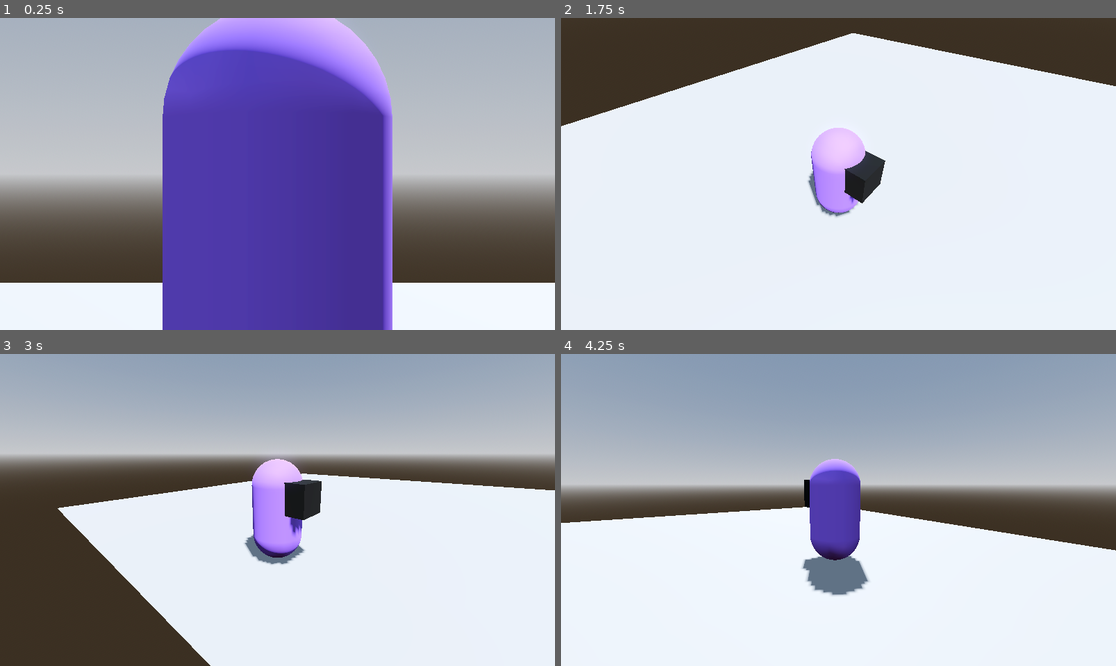
Above: before the commit, frames 1-4 (two rows, left to right).
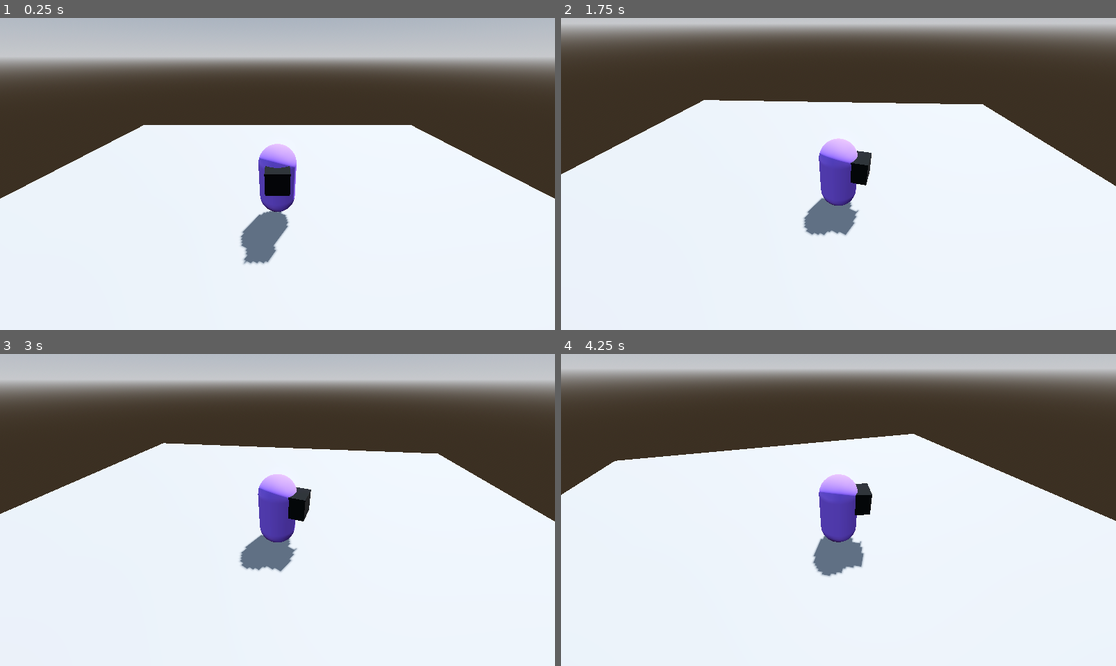
Above: after the commit, the same moments.

Repository: badihaki/samurai-jam
Game: Godot game, scene res://Level/test_room.tscn
Two runs of this game, one before a commit and one after it. Both use one fixed random seed, a clock stepped at 60 frames per second and the inputs below.
Inputs (mouse positions are in pixels of both pictures, inside the frame that each line leads up to):
- Up to frame 1 (0.25 s): no input
- Up to frame 2 (1.75 s): tap Enter (ui_accept) at 0.5, 0.77 s; move the mouse to (960, 158) at 0.52 s; hold D (move_right) 0.53-1.25 s; tap Space (dash) at 0.6 s; click (960, 158) at 0.67 s; drag from (727, 189) to (810, 236) at 1.27 s
- Up to frame 3 (3 s): tap Enter (ui_accept) at 2 s; move the mouse to (333, 441) at 2.02 s; hold D (move_right) 2.03-2.75 s; hold F 2.03-2.75 s; click (333, 441) at 2.17 s; tap Space (dash) at 2.3 s; drag from (249, 572) to (111, 463) at 2.77 s
- Up to frame 4 (4.25 s): tap Enter (ui_accept) at 3.5, 3.77 s; move the mouse to (1005, 556) at 3.52 s; hold A (move_left) from 3.53 s (still down); tap Space (dash) at 3.6 s; click (1005, 556) at 3.67 s

The runs differ from the first frame. In frame 1, 82% of the frame differs, in the area x 0-100%, y 0-100%; in frame 2, 29%; in frame 3, 56%; in frame 4, 55%.
Error after the commit: Cannot set value into property "time_left" (on base "Timer") because it is read-only. (res://Player/Scripts/player.gd:74)

Commit message:
fixd bug with camera. Making dash

Diff:
--- a/Level/test_room.tscn
+++ b/Level/test_room.tscn
@@ -1,8 +1,10 @@
-[gd_scene load_steps=9 format=3 uid="uid://5oeu3ielr1sw"]
+[gd_scene load_steps=13 format=3 uid="uid://5oeu3ielr1sw"]
 
 [ext_resource type="Script" path="res://addons/phantom_camera/scripts/phantom_camera_host/phantom_camera_host.gd" id="1_7k2a5"]
 [ext_resource type="PackedScene" uid="uid://2utxrfsifspn" path="res://Player/player.tscn" id="1_h2g0p"]
+[ext_resource type="Script" path="res://addons/phantom_camera/scripts/resources/camera_3D_resource.gd" id="2_a2ugk"]
 [ext_resource type="Script" path="res://addons/phantom_camera/scripts/phantom_camera/phantom_camera_3D.gd" id="2_ihupk"]
+[ext_resource type="Script" path="res://addons/phantom_camera/scripts/resources/tween_resource.gd" id="3_xwdi0"]
 
 [sub_resource type="ProceduralSkyMaterial" id="ProceduralSkyMaterial_u83ex"]
 sky_horizon_color = Color(0.64625, 0.65575, 0.67075, 1)
@@ -22,36 +24,28 @@
 [sub_resource type="BoxShape3D" id="BoxShape3D_7p74a"]
 size = Vector3(18.7773, 0.0488281, 19.0117)
 
+[sub_resource type="Resource" id="Resource_j40mf"]
+script = ExtResource("3_xwdi0")
+duration = 0.3
+transition = 1
+ease = 2
+
+[sub_resource type="Resource" id="Resource_ufxx7"]
+script = ExtResource("2_a2ugk")
+cull_mask = 1048575
+h_offset = 0.0
+v_offset = 0.0
+fov = 75.0
+
 [node name="TestRoom" type="Node3D"]
 
-[node name="Camera3D" type="Camera3D" parent="."]
-transform = Transform3D(1, 0, 0, 0, 0.999988, 0, 0, 0, 0.999988, 0, 1.61332, 4.19995)
-fov = 74.9122
+[node name="Camera" type="Camera3D" parent="."]
+unique_name_in_owner = true
+transform = Transform3D(1, 0, 0, 0, 0.866025, 0.499999, 0, -0.5, 0.866023, 0, 4.36331, 4.76313)
+current = true
 
-[node name="PhantomCameraHost" type="Node" parent="Camera3D"]
+[node name="PhantomCameraHost" type="Node" parent="Camera"]
 script = ExtResource("1_7k2a5")
-
-[node name="PlayerCam" type="Node3D" parent="."]
-unique_name_in_owner = true
-transform = Transform3D(1, 0, 0, 0, 0.999988, 0, 0, 0, 0.999988, 0, 1.61332, 4.19995)
-script = ExtResource("2_ihupk")
-priority_override = false
-priority = 0
-follow_mode = 6
-follow_target = NodePath("../Player")
-follow_parameters/spring_arm/spring_length = 4.2
-follow_parameters/spring_arm/collision_mask = 1
-follow_parameters/spring_arm/shape = null
-follow_parameters/spring_arm/margin = 0.01
-follow_parameters/target_offset = Vector3(0, 0, 0)
-follow_parameters/damping = false
-look_at_mode = 2
-look_at_target = NodePath("../Player")
-look_at_parameters/look_at_target_offset = Vector3(0, 0, 0)
-tween_parameters = null
-tween_on_load = true
-inactive_update_mode = 0
-camera_3D_resource = null
 
 [node name="Env" type="Node" parent="."]
 
@@ -75,3 +69,24 @@
 
 [node name="Player" parent="." instance=ExtResource("1_h2g0p")]
 transform = Transform3D(1, 0, 0, 0, 1, 0, 0, 0, 1, 0, 1.61332, 0)
+
+[node name="PlayerCam" type="Node3D" parent="."]
+unique_name_in_owner = true
+transform = Transform3D(1, 0, 0, 0, 0.866025, 0.499999, 0, -0.5, 0.866023, 0, 4.36331, 4.76313)
+script = ExtResource("2_ihupk")
+priority_override = false
+priority = 10
+follow_mode = 6
+follow_target = NodePath("../Player")
+follow_parameters/spring_arm/spring_length = 5.5
+follow_parameters/spring_arm/collision_mask = 1
+follow_parameters/spring_arm/shape = null
+follow_parameters/spring_arm/margin = 0.2
+follow_parameters/target_offset = Vector3(0, 0, 0)
+follow_parameters/damping = true
+follow_parameters/damping_value = 10.0
+look_at_mode = 0
+tween_parameters = SubResource("Resource_j40mf")
+tween_on_load = false
+inactive_update_mode = 0
+camera_3D_resource = SubResource("Resource_ufxx7")
--- a/Player/Scripts/player.gd
+++ b/Player/Scripts/player.gd
@@ -1,64 +1,97 @@
 extends CharacterBody3D
 
-
-const SPEED = 5.0
-const JUMP_VELOCITY = 4.5
+@export_category("Charater Settings")
+@export var speed = 5.0
+@export var movement_is_enabled:bool = true
+@export var dash_is_enabled:bool = true
+@export var dash_speed = 25.0
 
 # Get the gravity from the project settings to be synced with RigidBody nodes.
 var gravity: float = ProjectSettings.get_setting("physics/3d/default_gravity")
 
-# camera stuff
+# graphics stuff
+@onready var model:Node3D = $GFX
+
+@export_category("Camera Stuff")
+@onready var game_camera:Camera3D = %Camera
 @onready var player_cam:PhantomCamera3D = %PlayerCam
 
-@export var mouse_sensitivity:float = 0.05
+@export var mouse_sensitivity: float = 0.05
 
 @export var min_yaw: float = -89.9
 @export var max_yaw: float = 50
 
+@export var min_pitch: float = 0
+@export var max_pitch: float = 360
+
+func _ready() -> void:
+	if player_cam.get_follow_mode() == player_cam.Constants.FollowMode.THIRD_PERSON:
+		Input.set_mouse_mode(Input.MOUSE_MODE_CAPTURED)
+
 func _unhandled_input(event: InputEvent) -> void:
 	if player_cam.get_follow_mode() == player_cam.Constants.FollowMode.THIRD_PERSON:
-		SetCameraRotation(event)
+		if is_instance_valid(player_cam):
+			SetCameraRotation(event)
 
 func _physics_process(delta: float) -> void:
 	# Add the gravity.
 	if not is_on_floor():
 		velocity.y -= gravity * delta
-	CanMove()
-	CanDash()
+	RotateCharacter()
+	if movement_is_enabled:
+		CanMove()
+	if dash_is_enabled:
+		CanDash()
 
+func RotateCharacter()->void:
+	if velocity.length() > 0.2:
+		var look_direction: Vector2 = Vector2(velocity.z, velocity.x)
+		model.rotation.y = look_direction.angle()
 
 func CanMove()->void:
 	# Get the input direction and handle the movement/deceleration.
 	# As good practice, you should replace UI actions with custom gameplay actions.
 	var input_dir := Input.get_vector("move_left", "move_right", "move_forward", "move_backwards")
+	var camera_dir := -game_camera.global_transform.basis.z
 	var direction := (transform.basis * Vector3(input_dir.x, 0, input_dir.y)).normalized()
 	if direction:
-		velocity.x = direction.x * SPEED
-		velocity.z = direction.z * SPEED
+		var move_direction:Vector3 = Vector3.ZERO
+		move_direction.x = direction.x
+		move_direction.z = direction.z
+		move_direction = move_direction.rotated(Vector3.UP, game_camera.rotation.y).normalized()
+		velocity.x = move_direction.x * speed
+		velocity.z = move_direction.z * speed
 	else:
-		velocity.x = move_toward(velocity.x, 0, SPEED)
-		velocity.z = move_toward(velocity.z, 0, SPEED)
+		velocity.x = move_toward(velocity.x, 0, speed)
+		velocity.z = move_toward(velocity.z, 0, speed)
 	move_and_slide()
-
-func SetCameraRotation(event:InputEvent)->void:
-	if event is InputEventMouseMotion:
-		var player_cam_rotation_degrees: Vector3
-
-		# assign the current rotation of the spring arm node so it starts in the right place
-		player_cam_rotation_degrees = player_cam.get_third_person_rotation_degrees()
-
-		# change the x rotation
-		player_cam_rotation_degrees.x -= event.relative.y * mouse_sensitivity
-		# and clamp this shit
-		player_cam_rotation_degrees.x = clampf(player_cam_rotation_degrees.x, min_yaw, max_yaw)
-
-		# change y rotation
-		player_cam_rotation_degrees.y -= event.relative.x * mouse_sensitivity
-		# makes sure cam can loop around without going below 0 or above 360 degrees
-		player_cam_rotation_degrees.y = wrapf(player_cam_rotation_degrees.y, 0.0, 360.0)
-
-		player_cam.set_third_person_rotation(player_cam_rotation_degrees)
 
 func CanDash()->void:
 	if Input.is_action_just_pressed("dash"):
-		print("dashing")
+		movement_is_enabled = false
+		dash_is_enabled = false
+		var dashWait = Timer.new()
+		dashWait.time_left = 0.25
+		dashWait.timeout.connect()
+
+func SetCameraRotation(event: InputEvent) -> void:
+	if event is InputEventMouseMotion:
+		var pcam_rotation_degrees: Vector3
+
+		# Assigns the current 3D rotation of the SpringArm3D node - so it starts off where it is in the editor
+		pcam_rotation_degrees = player_cam.get_third_person_rotation_degrees()
+
+		# Change the X rotation
+		pcam_rotation_degrees.x -= event.relative.y * mouse_sensitivity
+
+		# Clamp the rotation in the X axis so it go over or under the target
+		pcam_rotation_degrees.x = clampf(pcam_rotation_degrees.x, min_yaw, max_yaw)
+
+		# Change the Y rotation value
+		pcam_rotation_degrees.y -= event.relative.x * mouse_sensitivity
+
+		# Sets the rotation to fully loop around its target, but witout going below or exceeding 0 and 360 degrees respectively
+		pcam_rotation_degrees.y = wrapf(pcam_rotation_degrees.y, min_pitch, max_pitch)
+
+		# Change the SpringArm3D node's rotation and rotate around its target
+		player_cam.set_third_person_rotation_degrees(pcam_rotation_degrees)
--- a/Player/player.tscn
+++ b/Player/player.tscn
@@ -25,6 +25,6 @@
 surface_material_override/0 = SubResource("StandardMaterial3D_w6r86")
 
 [node name="MeshInstance3D" type="MeshInstance3D" parent="GFX"]
-transform = Transform3D(0.598565, 0, 0, 0, 0.598565, 0, 0, 0, 0.598565, 0, 0.317, -0.494)
+transform = Transform3D(0.598565, 0, 0, 0, 0.598565, 0, 0, 0, 0.598565, 0, 0.317, 0.5)
 mesh = SubResource("BoxMesh_enjmc")
 surface_material_override/0 = SubResource("StandardMaterial3D_eahim")
